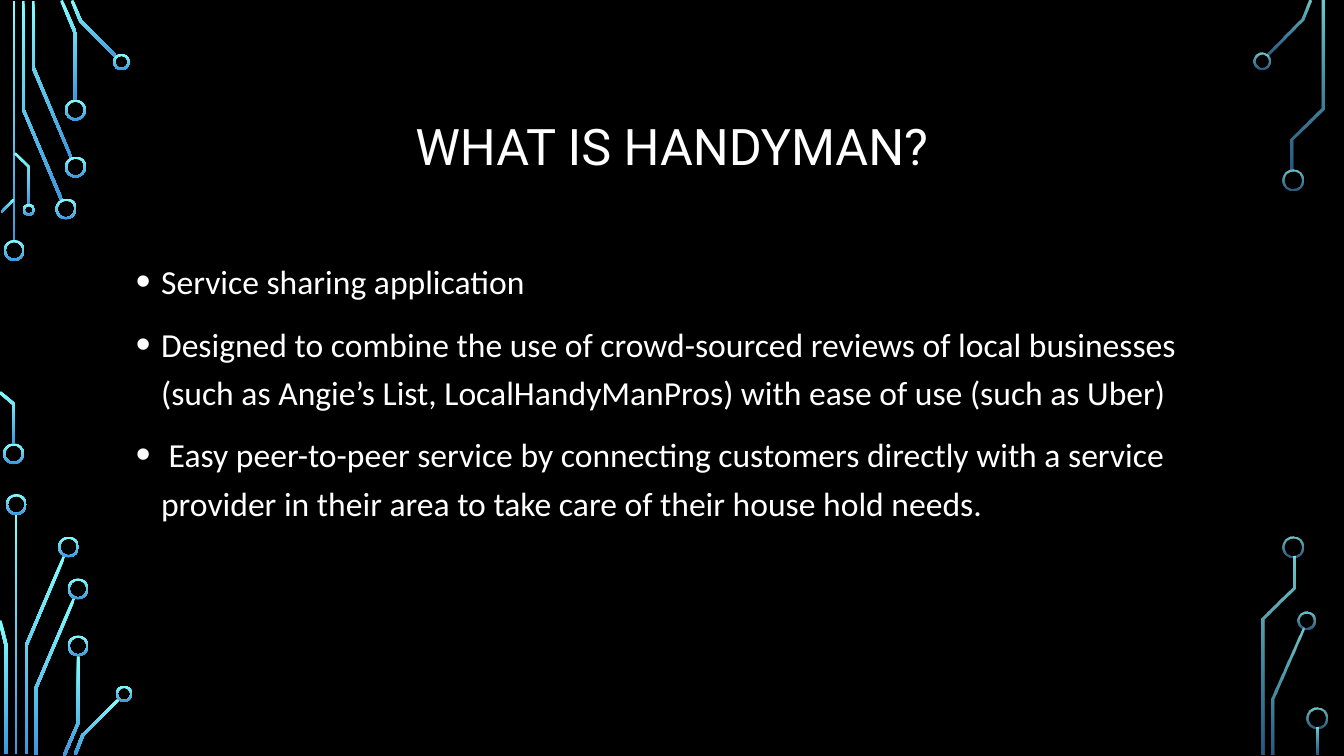
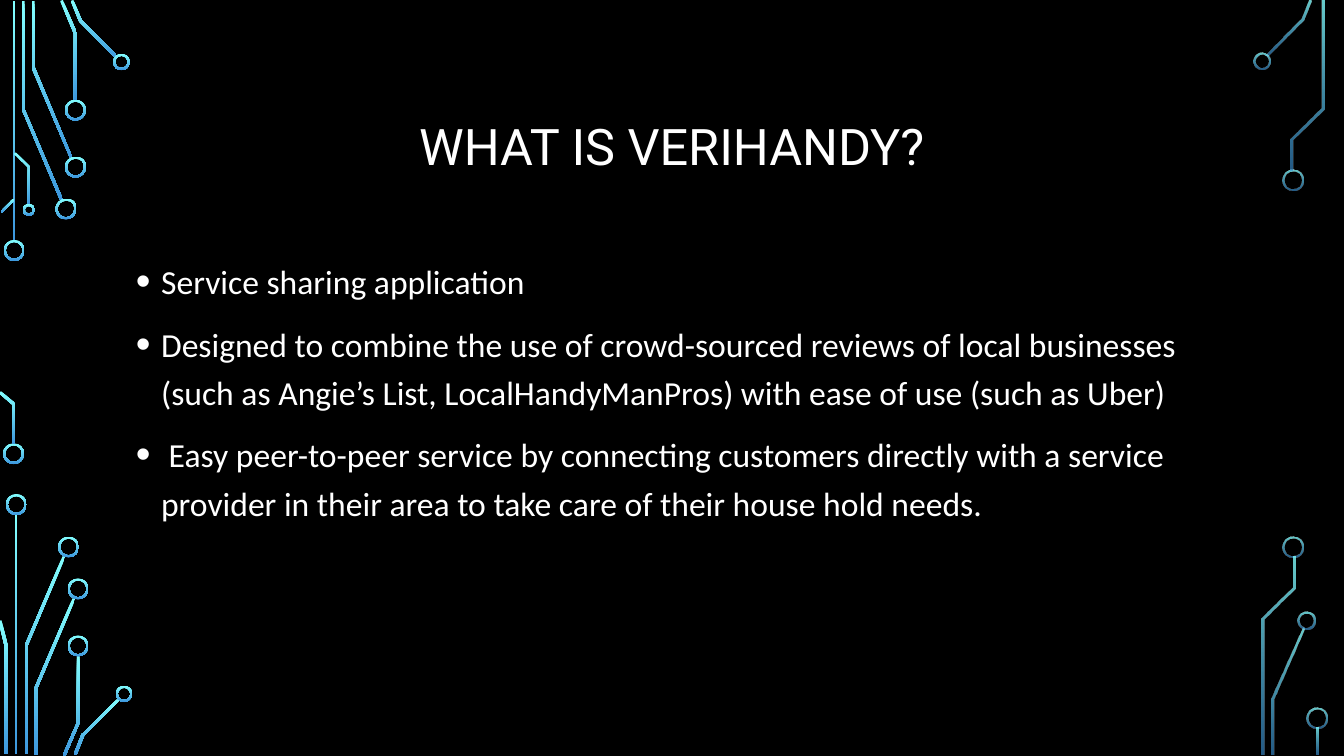
Before and after one commit to jjumbc/Software-Engineering-Group-project, a slide deck: slide 2 of Presentation/Spiral1.pptx. Drawn at 1344x756 pixels with LibreOffice and Linux fonts; fonts in the diff are those of the drawing; background and template pictures are left out. Boxes give left, top, right and bottom in pixels: in the first picture for what was removed or moved away, otherwise in the second. Text is boxed around its words. In the diff, an @@ line names an element or a change of style, - is before the commit and + after.

```diff
--- a/Presentation/Spiral1.pptx
+++ b/Presentation/Spiral1.pptx
@@ title at <box>419,128,925,166</box>: text changed @@
-WHAT IS HANDYMAN?
+WHAT IS VERIHANDY?
```
Also in this commit, not shown: 1 other slide changed, 1 other file.
